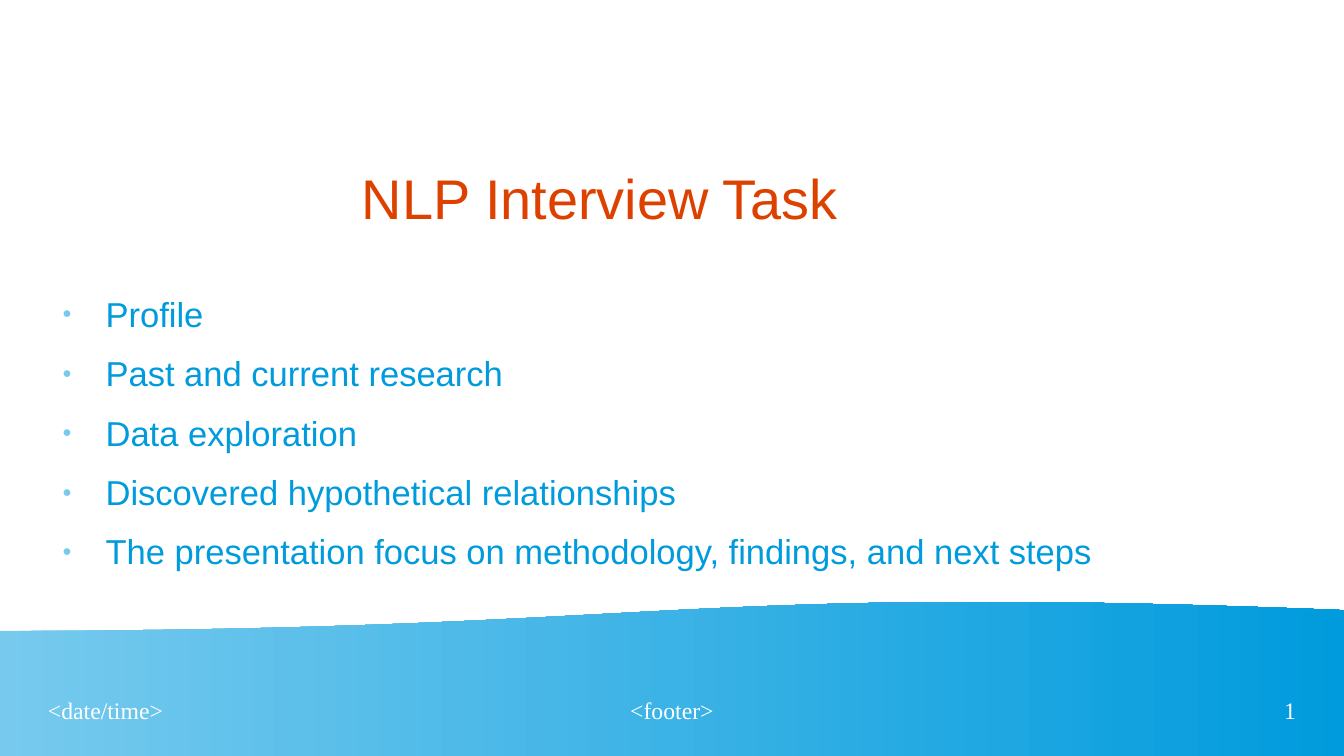
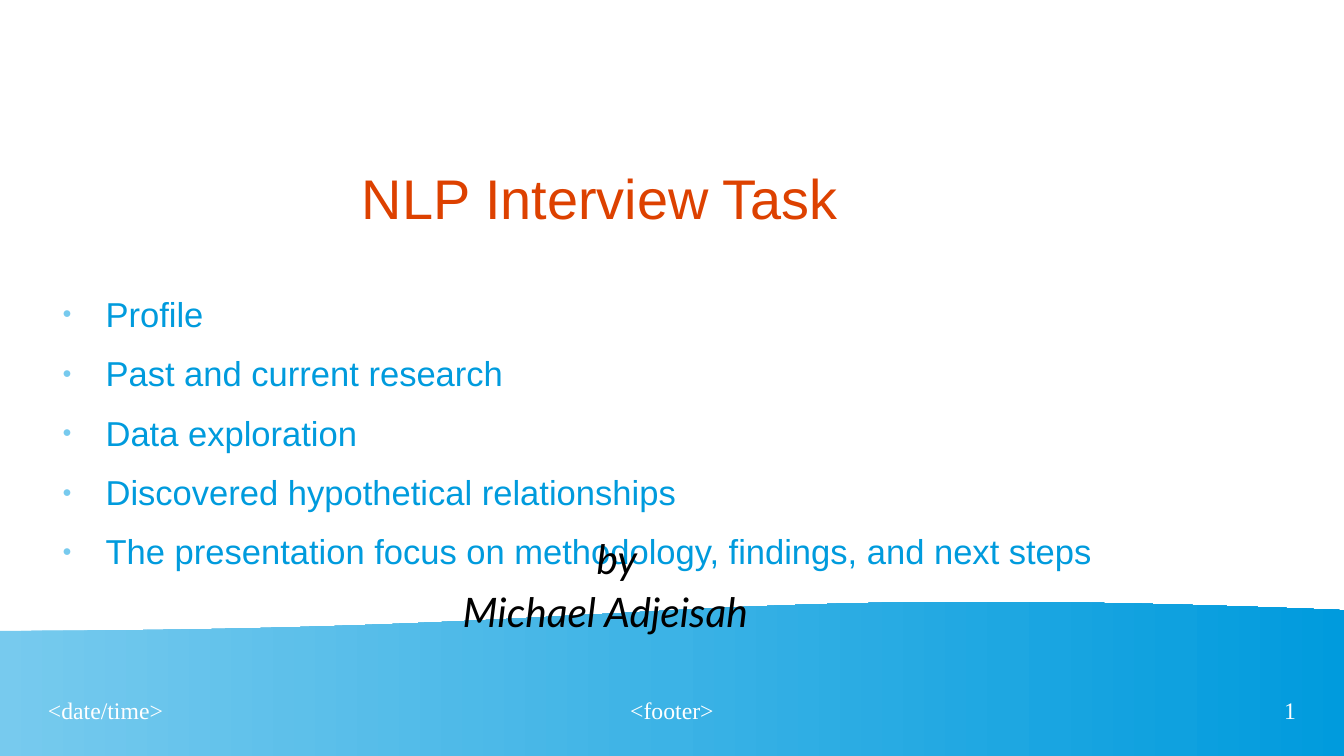
Before and after one commit to Madjeisah/NLP-Interview-Task, a slide deck: slide 1 of presentation.odp. Drawn at 1344x756 pixels with LibreOffice and Linux fonts; fonts in the diff are those of the drawing. Boxes give left, top, right and bottom in pixels: in the first picture for what was removed or moved away, otherwise in the second. Text is boxed around its words. In the diff, an @@ line names an element or a change of style, - is before the commit and + after.

```diff
--- a/presentation.odp
+++ b/presentation.odp
@@ text added at (x1=597, y1=539, x2=637, y2=581), 24 pt, text #000000, italic @@
+by
@@ text added at (x1=463, y1=592, x2=747, y2=635), 24 pt, text #000000, italic @@
+Michael Adjeisah
```
Also in this commit, not shown: 1 other slide changed.
